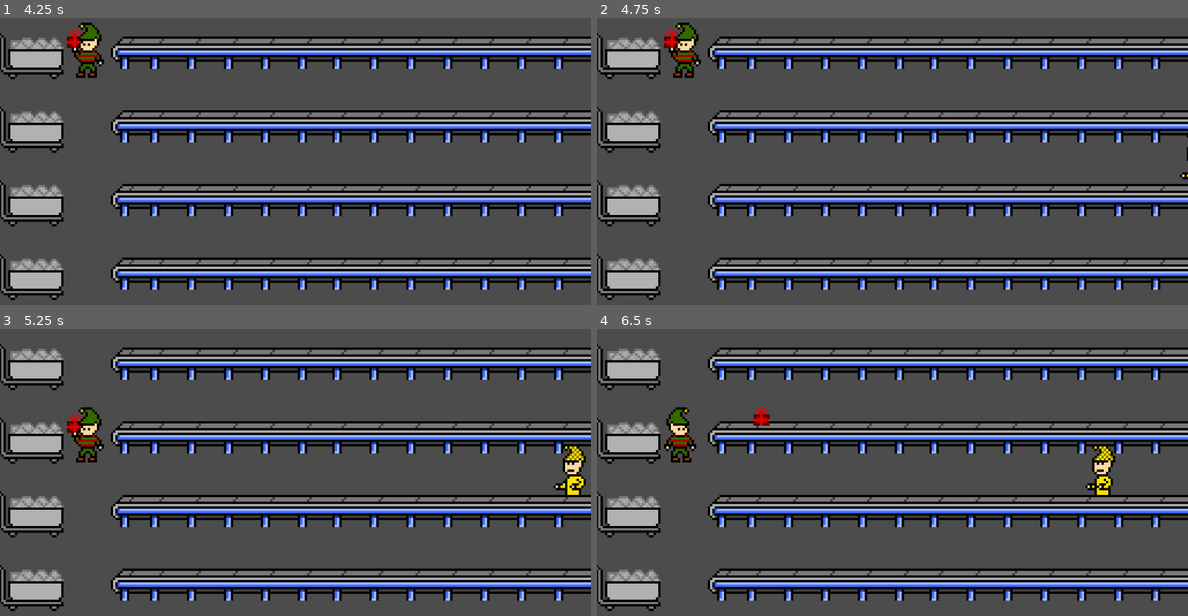
Above: before the commit, frames 1-4 (two rows, left to right).
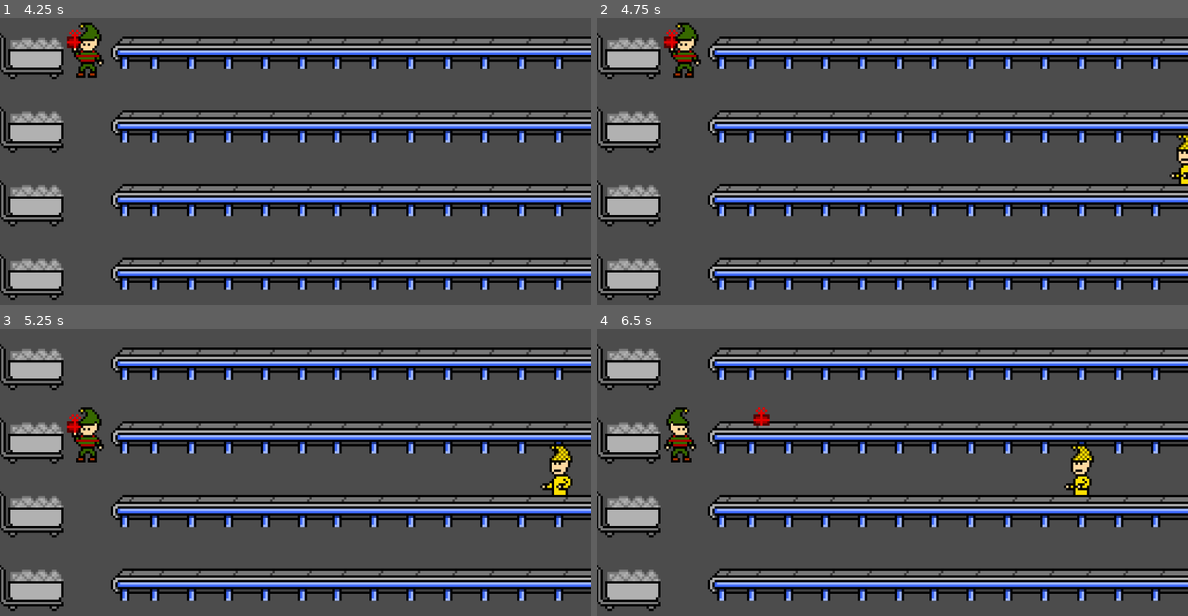
Above: after the commit, the same moments.

Repository: cjrose/Gifter
Game: Godot game, scene res://_scenes/Game.tscn
Two runs of this game, one before a commit and one after it. Both use one fixed random seed, a clock stepped at 60 frames per second and the inputs below.
Inputs:
- Up to frame 1 (4.25 s): tap Enter at 0.5, 2, 3.5 s; hold Right (ui_right) 0.53-1.28 s; tap Space (ui_select) at 0.77, 1.25, 1.52, 2.75, 3.02, 3.77 s; hold Down (ui_down) 1.28-2.03 s; hold Right (ui_right) 2.03-2.78 s; hold Up (ui_up) 2.78-3.53 s; hold Left (ui_left) from 3.53 s (still down)
- Up to frame 2 (4.75 s): keep holding Left (ui_left); tap Space (ui_select) at 4.25, 4.52 s
- Up to frame 3 (5.25 s): release Left (ui_left) at 5.03 s; hold Down (ui_down) from 5.03 s (still down)
- Up to frame 4 (6.5 s): release Down (ui_down) at 5.78 s; hold Right (ui_right) from 5.78 s (still down); tap Space (ui_select) at 6.02 s

Frame 1 is identical in both runs. In frame 2, 0.3% of the frame differs, in the area x 96-100%, y 40-58%; in frame 3, 0.9%; in frame 4, 1.1%, in the area x 79-88%, y 40-58%.

Commit message:
optimizations

Diff:
--- a/_scenes/ElfEnemy.tscn
+++ b/_scenes/ElfEnemy.tscn
@@ -22,7 +22,7 @@
 "frames": [ ExtResource( 2 ), ExtResource( 3 ) ],
 "loop": true,
 "name": "run_b",
-"speed": 1.0
+"speed": 2.0
 }, {
 "frames": [ ExtResource( 4 ), ExtResource( 5 ), ExtResource( 6 ), ExtResource( 7 ) ],
 "loop": false,
@@ -32,17 +32,17 @@
 "frames": [ ExtResource( 8 ), ExtResource( 9 ) ],
 "loop": true,
 "name": "run_r",
-"speed": 1.0
+"speed": 2.0
 }, {
 "frames": [ ExtResource( 10 ), ExtResource( 11 ) ],
 "loop": true,
 "name": "run_y",
-"speed": 1.0
+"speed": 2.0
 }, {
 "frames": [ ExtResource( 12 ), ExtResource( 13 ) ],
 "loop": true,
 "name": "run_g",
-"speed": 1.0
+"speed": 2.0
 } ]
 
 [node name="ElfEnemy" type="RigidBody2D"]
--- a/scripts/ElfEnemy.gd
+++ b/scripts/ElfEnemy.gd
@@ -9,7 +9,7 @@
 # base move speed
 export var base_speed = 0.5
 # amount this move speed is allowed to vary by
-export var difference = 0.25
+export var difference = 0.15
 
 var move_speed
 var moving = false
--- a/scripts/Game.gd
+++ b/scripts/Game.gd
@@ -22,7 +22,6 @@
 
 	$Timer.start(difficulty)
 	if difficulty > min_time:
-		print('difficulty', difficulty)
 		difficulty -= progression
 
 func _spawn_elf():
--- a/scripts/Present.gd
+++ b/scripts/Present.gd
@@ -8,19 +8,16 @@
 export var present_color = 0
 var move_speed = 0.75
 var moving = false
+var end_x = 0
 
 # Called when the node enters the scene tree for the first time.
 func _ready():
 	$AnimatedSprite.frame = present_color
+	end_x = get_parent().position.x
 
 func _physics_process(delta):
 	if moving:
 		position += Vector2(move_speed, 0)
 
-
-	# This is super jank
-	# Make this not jank later
-	var parent = get_parent()
-	if "table" in parent.name:
-		if position.x > $"../TableEnd".position.x:
-			self.queue_free()
+	if self.position.x > end_x:
+		self.queue_free()
